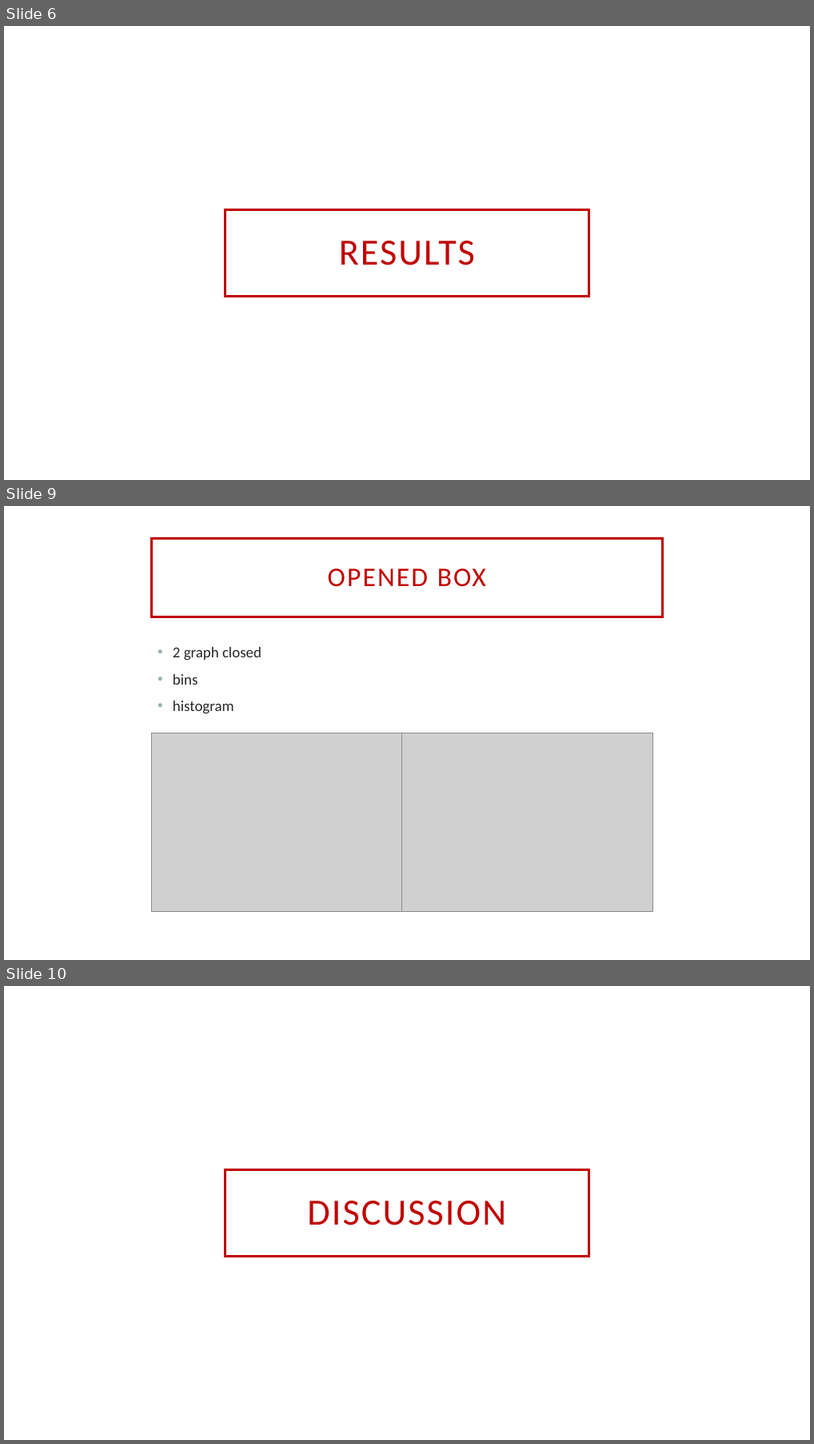
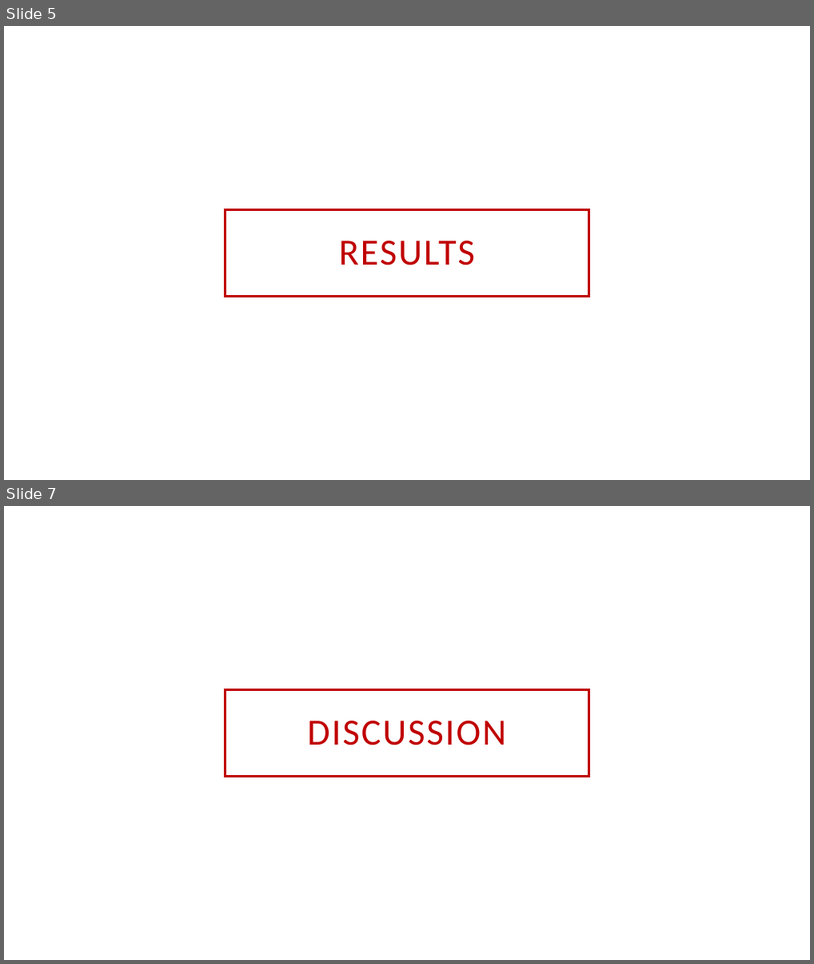
Before and after one commit to NoemiMzz/LabDataAnalysis, a slide deck: Group2_presentation.pptx. Shown one above the other, each under a label of ours: slides 6, 9 and 10 before the commit, slides 5 and 7 after it; the slides between them are not shown. The pictures are 814x1444 and 814x964 pixels, drawn with LibreOffice and Linux fonts; fonts in the diff are those of the drawing; grey boxes stand for pictures; background and template pictures are left out. Boxes give left, top, right and bottom in pixels: in the first picture for what was removed or moved away, otherwise in the second. Text is boxed around its words. In the diff, an @@ line names an element or a change of style, - is before the commit and + after.

```diff
--- a/Group2_presentation.pptx
+++ b/Group2_presentation.pptx
@@ slide 9 removed at [4, 506, 810, 960], background picture (left out) @@
@@ title removed at [152, 538, 662, 616] @@
-OPENED BOX
@@ text removed at [173, 647, 262, 714] @@
-• 2 graph closed
-• bins
-• histogram
@@ picture removed at [152, 733, 402, 912] @@
@@ picture removed at [402, 733, 654, 912] @@
@@ what was slide 6 is now slide 5 @@
@@ what was slide 10 is now slide 7 @@
```
Also in this commit, not shown: 5 slides changed, 7 slides added, 4 other slides removed, 1 other file.
